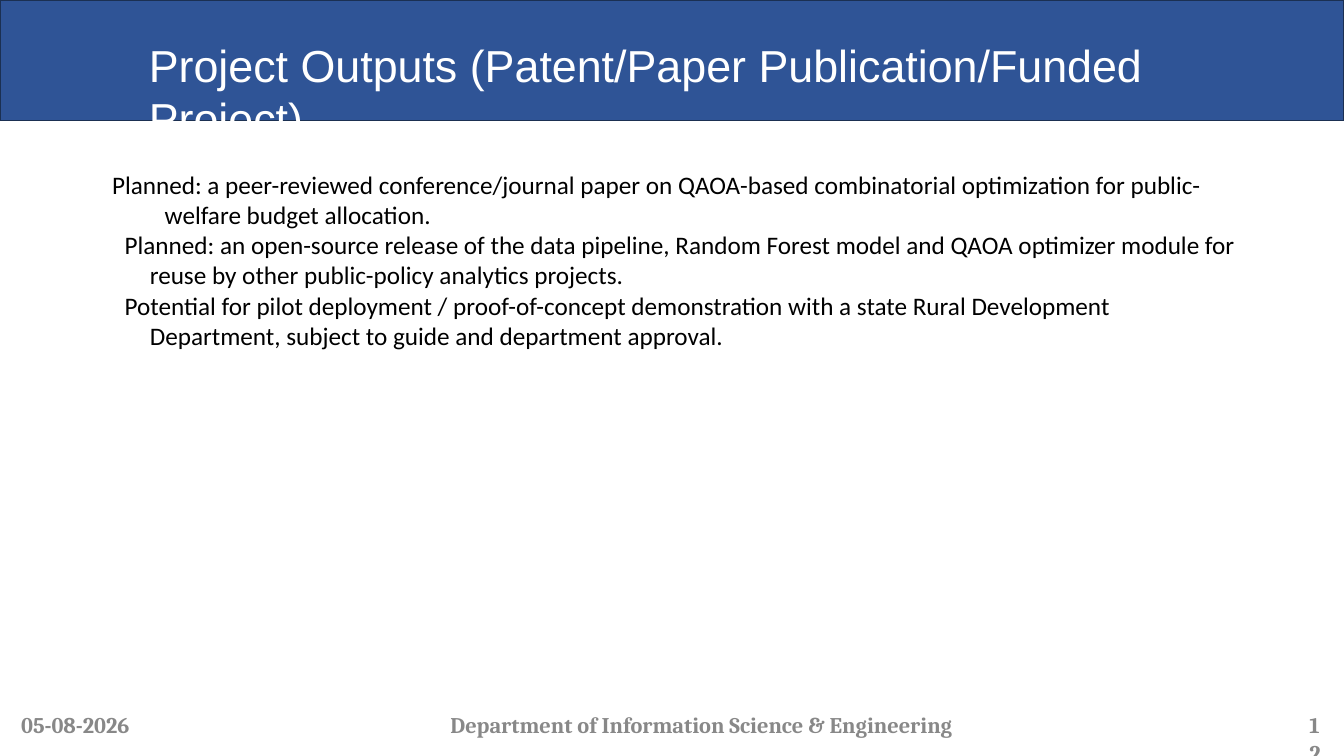
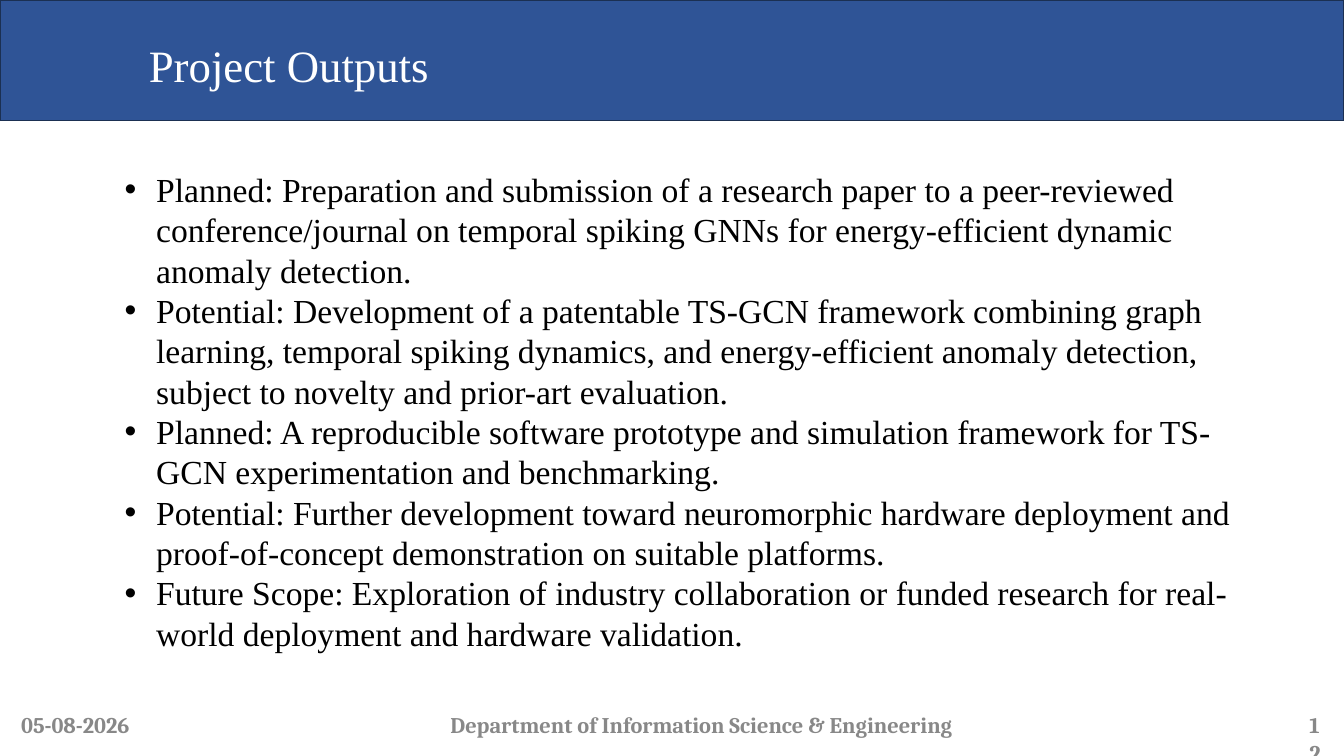
Before and after one commit to Dikshith-Manjunath/FS-Lab, a slide deck: slide 12 of A-08_TG-SNN.pptx. Drawn at 1344x756 pixels with LibreOffice and Linux fonts; fonts in the diff are those of the drawing; background and template pictures are left out. Boxes give left, top, right and bottom in pixels: in the first picture for what was removed or moved away, otherwise in the second. Text is boxed around its words. In the diff, an @@ line names an element or a change of style, - is before the commit and + after.

```diff
--- a/A-08_TG-SNN.pptx
+++ b/A-08_TG-SNN.pptx
@@ title at [149, 52, 429, 91]: text changed; font Arial to Times New Roman @@
-Project Outputs (Patent/Paper Publication/Funded Project)
+Project Outputs
@@ text at [156, 178, 1230, 652]: text changed; size 18 to 24 pt; font Calibri to Times New Roman @@
-Planned: a peer-reviewed conference/journal paper on QAOA-based combinatorial optimization for public-welfare budget allocation.
-Planned: an open-source release of the data pipeline, Random Forest model and QAOA optimizer module for reuse by other public-policy analytics projects.
-Potential for pilot deployment / proof-of-concept demonstration with a state Rural Development Department, subject to guide and department approval.
+• Planned: Preparation and submission of a research paper to a peer-reviewed conference/journal on temporal spiking GNNs for energy-efficient dynamic anomaly detection.
+• Potential: Development of a patentable TS-GCN framework combining graph learning, temporal spiking dynamics, and energy-efficient anomaly detection, subject to novelty and prior-art evaluation.
+• Planned: A reproducible software prototype and simulation framework for TS-GCN experimentation and benchmarking.
+• Potential: Further development toward neuromorphic hardware deployment and proof-of-concept demonstration on suitable platforms.
+• Future Scope: Exploration of industry collaboration or funded research for real-world deployment and hardware validation.
```
Also in this commit, not shown: 11 other slides changed, 1 other file.
